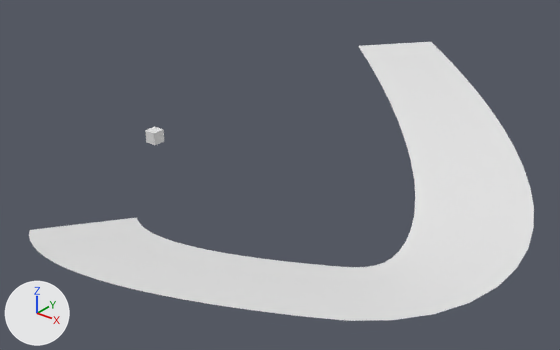
An edit to the Blender file Assets/Track/Models/Blends/JRightNewMethod.blend, drawn before and after from the same camera.
Rendered twice from a 50 mm lens placed at (85.0, -75.1, 47.3), pointed at (27.1, -2.6, 2.4). Lighting does not change. The marker at lower left points along +X, +Y and +Z.
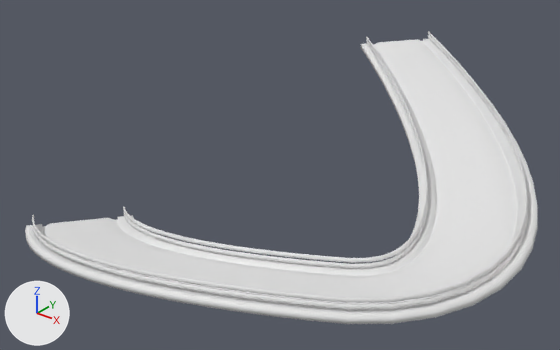
Location of each change, (x1, y1, x2, y2) in pixels of the pictures (560 x 350 px):
'NurbsPath', reshaped
    before: (29, 42, 534, 321)
    after: (25, 31, 538, 324)
'Cube', deleted
    before: (145, 127, 164, 145)

What changed in the scene script:
```text
Change cu_nurbspath:
    add cu_nurbspath.bevel_mode = 'OBJECT'
    add cu_nurbspath.use_fill_caps = True
    add cu_nurbspath.bevel_object = ob_profile
Add cu_profile:
    cu_profile = bpy.data.curves.new('Profile', 'CURVE')
    cu_profile.dimensions = '3D'
    _sp = cu_profile.splines.new('POLY'); _sp.points.add(39)
    _sp.points.foreach_set('co', [0.404, -5.001, -0.0967, 0.0, 0.39, -4.271, -0.0839, 0.0, 0.376, -3.541, -0.0712, 0.0, 0.362, -2.811, -0.0584, 0.0, 0.347, -2.081, -0.0456, 0.0, 0.333, -1.351, -0.0328, 0.0, 0.319, -0.621, -0.02, 0.0, 0.305, 0.109, -0.00725, 0.0, 0.29, 0.84, 0.00553, 0.0, 0.276, 1.57, 0.0183, 0.0, 0.262, 2.3, 0.0311, 0.0, 0.248, 3.03, 0.0439, 0.0, 0.233, 3.76, 0.0567, 0.0, 0.219, 4.49, 0.0694, 0.0, 0.205, 5.22, 0.0822, 0.0, 0.191, 5.95, 0.095, 0.0, 0.176, 6.681, 0.108, 0.0, 0.162, 7.411, 0.121, 0.0, -0.635, 7.385, 0.0999, 0.0, -0.618, 6.655, 0.0839, 0.0, -0.601, 5.349, 0.0588, 0.0, -0.277, 5.352, 0.0713, 0.0, -0.271, 4.977, 0.0661, 0.0, -0.573, 4.395, 0.0463, 0.0, -0.547, 3.004, 0.02, 0.0, -0.533, 2.274, 0.00725, 0.0, -0.519, 1.544, -0.00553, 0.0, -0.504, 0.814, -0.0183, 0.0, -0.49, 0.0836, -0.0311, 0.0, -0.476, -0.647, -0.0439, 0.0, -0.462, -1.377, -0.0566, 0.0, -0.447, -2.107, -0.0694, 0.0, -0.433, -3.242, -0.0918, 0.0, -0.0606, -3.993, -0.0942, 0.0, -0.0613, -4.454, -0.101, 0.0, -0.405, -4.443, -0.107, 0.0, -0.376, -5.757, -0.133, 0.0, -0.362, -6.488, -0.146, 0.0, 0.433, -6.462, -0.122, 0.0, 0.419, -5.732, -0.109, 0.0])
    _sp.order_v = 0
    _sp.resolution_v = 0
    _sp.use_cyclic_u = True
    _sp.use_smooth = False
    _sp = cu_profile.splines.new('POLY'); _sp.points.add(3)
    _sp.points.foreach_set('co', [-1.196, -5.483, -0.362, 0.0, -1.2, -5.316, -0.362, 0.0, -1.676, -5.337, -0.508, 0.0, -1.673, -5.504, -0.508, 0.0])
    _sp.order_v = 0
    _sp.resolution_v = 0
    _sp.use_cyclic_u = True
    _sp.use_smooth = False
    _sp = cu_profile.splines.new('POLY'); _sp.points.add(3)
    _sp.points.foreach_set('co', [-0.545, -5.46, -0.239, 0.0, -0.549, -5.293, -0.24, 0.0, -1.026, -5.314, -0.386, 0.0, -1.022, -5.481, -0.385, 0.0])
    _sp.order_v = 0
    _sp.resolution_v = 0
    _sp.use_cyclic_u = True
    _sp.use_smooth = False
    _sp = cu_profile.splines.new('POLY'); _sp.points.add(3)
    _sp.points.foreach_set('co', [-1.561, 6.239, -0.0946, 0.0, -1.565, 6.406, -0.0949, 0.0, -2.042, 6.384, -0.241, 0.0, -2.038, 6.218, -0.241, 0.0])
    _sp.order_v = 0
    _sp.resolution_v = 0
    _sp.use_cyclic_u = True
    _sp.use_smooth = False
    _sp = cu_profile.splines.new('POLY'); _sp.points.add(3)
    _sp.points.foreach_set('co', [-1.387, 6.241, -0.118, 0.0, -1.391, 6.407, -0.119, 0.0, -0.914, 6.428, 0.0276, 0.0, -0.91, 6.262, 0.0279, 0.0])
    _sp.order_v = 0
    _sp.resolution_v = 0
    _sp.use_cyclic_u = True
    _sp.use_smooth = False
    cu_profile.use_path_clamp = True
    cu_profile.fill_mode = 'FULL'
Remove ob_cube:
    ob_cube = bpy.data.objects.new('Cube', me_cube)
    ob_cube.location = (0.0, 0.0, 0.0)
Add ob_profile:
    ob_profile = bpy.data.objects.new('Profile', cu_profile)
    ob_profile.location = (1.93, -1.131, 0.189)
    ob_profile.rotation_euler = (-0.0238, 0.0315, -1.571)  # degrees (-1.4, 1.8, -90)
```
